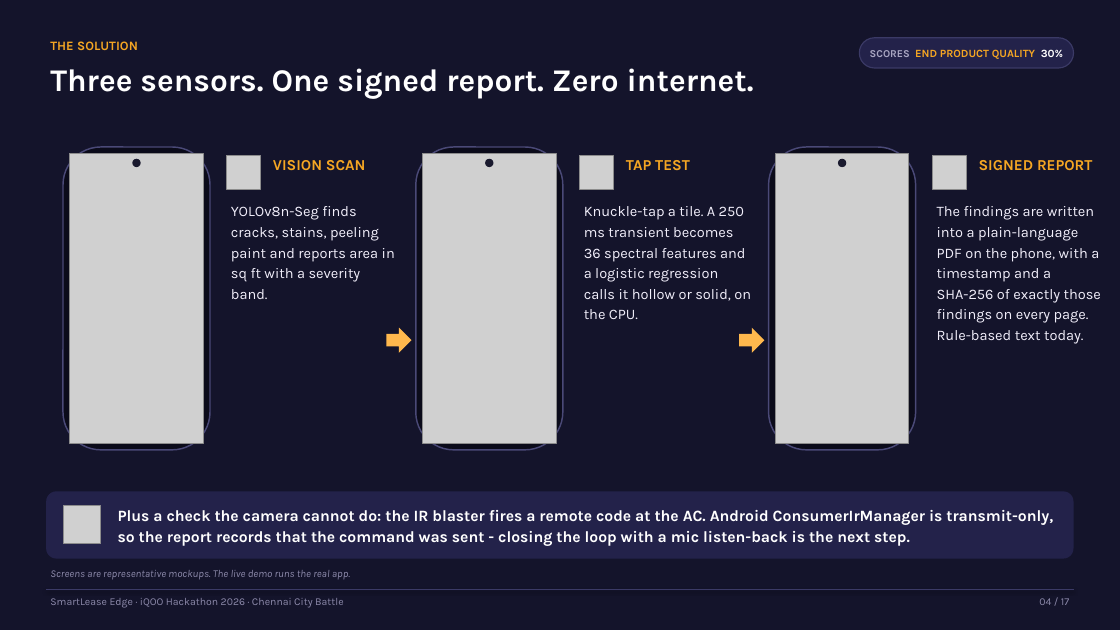
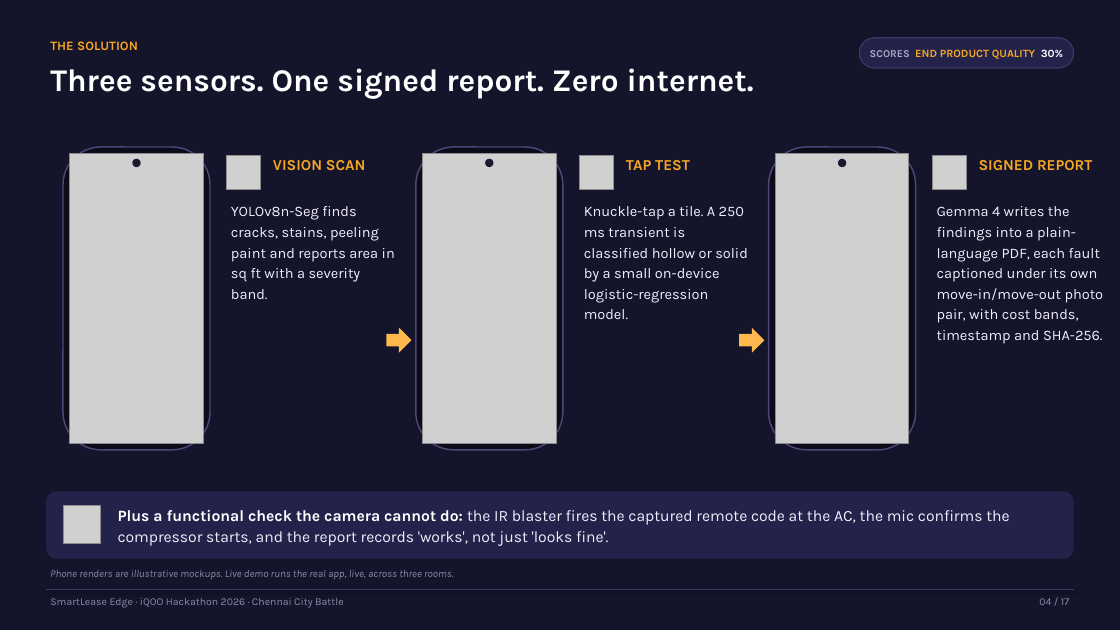
Before and after one commit to muhammedsayeedurrahman/smartlease-edge-chennai, a slide deck: slide 4 of docs/pitch/SmartLease-Edge-iQOO-Hackathon-2026.pptx. Drawn at 1120x630 pixels with LibreOffice and Linux fonts; fonts in the diff are those of the drawing; grey boxes stand for pictures. Boxes give left, top, right and bottom in pixels: in the first picture for what was removed or moved away, otherwise in the second. Text is boxed around its words. In the diff, an @@ line names an element or a change of style, - is before the commit and + after.

```diff
--- a/docs/pitch/SmartLease-Edge-iQOO-Hackathon-2026.pptx
+++ b/docs/pitch/SmartLease-Edge-iQOO-Hackathon-2026.pptx
@@ text at (584,206,748,319): text changed @@
-Knuckle-tap a tile. A 250 ms transient becomes 36 spectral features and a logistic regression calls it hollow or solid, on the CPU.
+Knuckle-tap a tile. A 250 ms transient is classified hollow or solid by a small on-device logistic-regression model.
@@ text at (937,206,1104,344): text changed @@
-The findings are written into a plain-language PDF on the phone, with a timestamp and a SHA-256 of exactly those findings on every page. Rule-based text today.
+Gemma 4 writes the findings into a plain-language PDF, each fault captioned under its own move-in/move-out photo pair, with cost bands, timestamp and SHA-256.
@@ text at (118,510,1009,546): text changed; text colour #FFFFFF to #F1EEFA; bold off @@
-Plus a check the camera cannot do: the IR blaster fires a remote code at the AC. Android ConsumerIrManager is transmit-only, so the report records that the command was sent - closing the loop with a mic listen-back is the next step.
+Plus a functional check the camera cannot do: the IR blaster fires the captured remote code at the AC, the mic confirms the compressor starts, and the report records 'works', not just 'looks fine'.
@@ text at (50,570,453,580): text changed @@
-Screens are representative mockups. The live demo runs the real app.
+Phone renders are illustrative mockups. Live demo runs the real app, live, across three rooms.
```
Also in this commit, not shown: 14 other slides changed.
